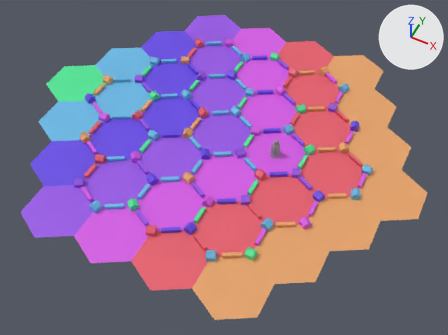
Two versions of the Blender file lindenscript/wood-for-sheep/models/multihex.blend, one commit apart.
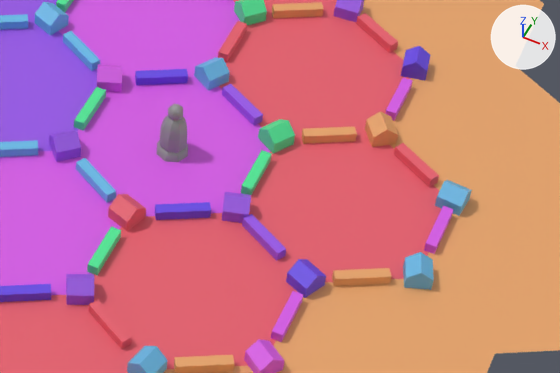
Each version is shown whole from a 50 mm camera at (5.92, -11.66, 13.12) aimed at (0.47, -0.76, -0.5), then close up on the part from 49% to 90% of the width and 31% to 68% of the height. The axes (+X, +Y, +Z) are drawn at upper right. The lights are the same throughout.

The first close-up shows 'road.032', 'road.040', 'road.048', 'road.056', 'row5', 'row5.001', 'row6', 'row6.001', 'row7', 'thief', 'town.023', 'town.049'.
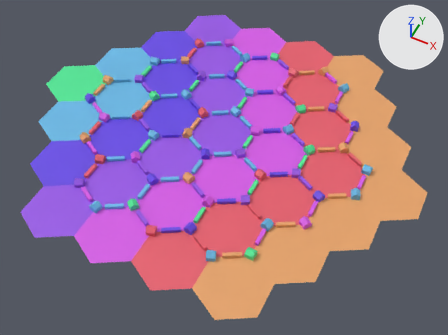
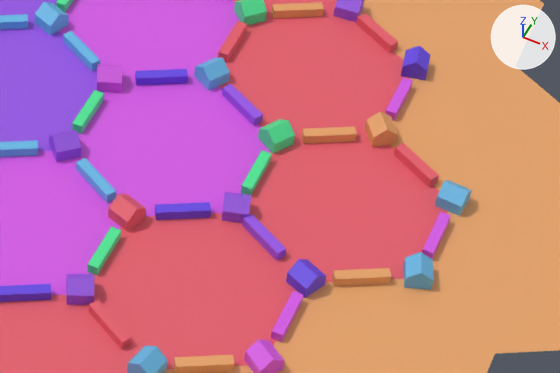
Pixel boxes (x1, y1, x2, y2) of what changed, in the close-ups (560 x 373 px; the box of a moved part takes in the faces that stretch with it):
'road.048', reshaped
    before: (0, 140, 454, 286)
    after: (0, 140, 451, 286)
'thief', deleted
    before: (156, 104, 188, 162)
part 1 of me_cube_198, moved or reshaped
    before: (74, 87, 106, 131)
    after: (72, 90, 104, 134)
part 2 of me_cube_206, moved or reshaped
    before: (424, 206, 454, 254)
    after: (422, 212, 451, 259)

Diff of the bpy script that builds the scene:
```diff
--- a/lindenscript/wood-for-sheep/models/multihex.blend.py
+++ b/lindenscript/wood-for-sheep/models/multihex.blend.py
@@ me_cube_198 @@
 me_cube_198.from_pydata(...)  # 64 vertices, 48 faces; spans x -4.0..9.4, y -1.0..65.2, z -0.1..2.2
 # used by ob_road_040; location = (2.971, 2.285, 0.0); rotation_euler = (0.000666, 0.00468, 2.618), in degrees (0, 0.3, 150); scale = (0.25, 0.05, 0.05)
+# me_cube_198 part 1: the loose piece of 8 vertices spanning x 2.2..3.5, y 54.8..64.4, z 0.0..2.0 is moved by (-0.1, 0.8, 0.0)
 me_cube_198.materials.append(mat_material_002)
@@ me_cube_206 @@
 me_cube_206.from_pydata(...)  # 64 vertices, 48 faces; spans x -3.7..9.7, y -1.0..65.5, z -0.1..2.2
 # used by ob_road_048; location = (3.891, 0.754, 0.0); rotation_euler = (0.000666, 0.00468, 2.618), in degrees (0, 0.3, 150); scale = (0.25, 0.05, 0.05)
+# me_cube_206 part 2: the loose piece of 8 vertices spanning x -3.5..-2.2, y 2.4..12.0, z -0.1..1.9 is moved by (-0.2, 1.4, 0.0)
 me_cube_206.materials.append(mat_material_002)
@@ ob_thief @@
-ob_thief = bpy.data.objects.new('thief', me_beziercurve)
-ob_thief.location = (1.771, -0.048, 0.0)
-ob_thief.scale = (1.5, 1.5, 1.5)
```
